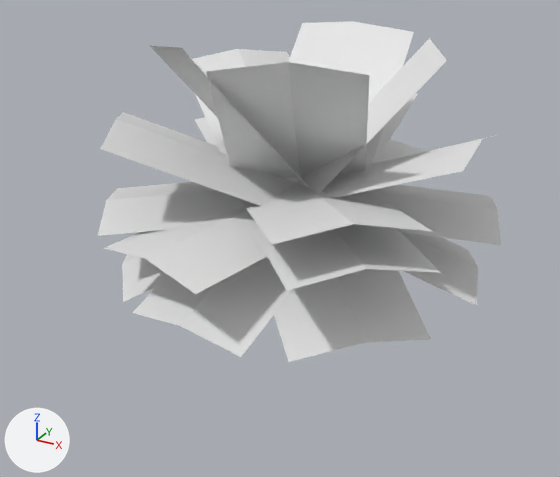
The Blender file Plants/Plants02.blend: old version first, new version second.
The view is the same before and after, from a 50 mm lens placed at (5.23, -10.16, 6.32), pointed at (-0.07, -0.51, 1.5). Lighting does not change. The marker at lower left points along +X, +Y and +Z. The picture after the commit comes second. The same objects are shown in both versions, whatever each file hides. Materials are left out; every surface is plain grey.

Objects in the first picture: 'Fern'.
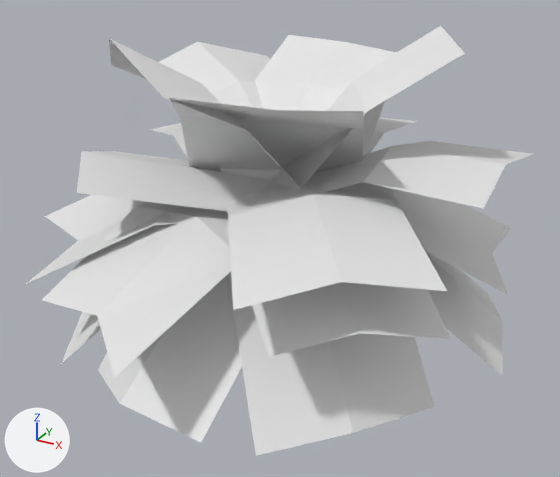
What differs and where, as boxes [x1, y1, x2, y2] in the pictures (560 x 477 px; the box of a moved part takes in the faces that stretch with it):
'Fern', reshaped (26% wider, 26% taller): before [98, 21, 501, 362]; after [26, 25, 533, 456]
part 1 of me_plane_001, rebuilt: before [122, 254, 174, 302]; after [26, 195, 179, 284]
part 2 of me_plane_001, rebuilt: before [133, 262, 293, 357]; after [98, 275, 242, 442]
part 3 of me_plane_001, rebuilt: before [257, 257, 431, 362]; after [223, 226, 450, 357]
part 4 of me_plane_001, rebuilt: before [401, 232, 478, 306]; after [372, 185, 511, 295]
part 5 of me_plane_001, rebuilt: before [98, 182, 245, 236]; after [77, 151, 271, 211]
part 6 of me_plane_001, rebuilt: before [195, 117, 217, 146]; after [151, 123, 187, 157]
part 7 of me_plane_001, rebuilt (14% wider, 105% taller): before [239, 182, 432, 244]; after [227, 182, 447, 310]
part 8 of me_plane_001, rebuilt: before [372, 93, 418, 164]; after [367, 118, 417, 154]
part 9 of me_plane_001, rebuilt: before [322, 135, 496, 198]; after [307, 141, 533, 209]
part 10 of me_plane_001, rebuilt (57% taller): before [100, 112, 296, 206]; after [109, 38, 299, 186]
part 11 of me_plane_001, rebuilt: before [289, 21, 414, 165]; after [255, 35, 397, 177]
part 12 of me_plane_001, rebuilt (26% wider): before [298, 37, 447, 194]; after [277, 25, 465, 190]
part 13 of me_plane_001, rebuilt: before [206, 62, 370, 178]; after [169, 98, 364, 172]
part 14 of me_plane_001, rebuilt: before [193, 49, 299, 183]; after [159, 42, 273, 180]
part 15 of me_plane_001, moved or reshaped: before [105, 46, 501, 294]; after [42, 174, 503, 456]

The change in detail:
me_plane_001 is used by ob_fern; location (0.0, 0.0, 0.0).
me_plane_001 had 151 vertices, 66 faces and spanned x -3.07..3.15, y -3.15..3.0, z 0.0..4.48.
me_plane_001 now has 211 vertices, 106 faces and spans x -4.45..3.46, y -4.33..3.63, z -0.1..4.66.
me_plane_001 part 1: the loose piece of 6 vertices spanning x -2.82..0.58, y -2.41..0.82, z 0.87..2.22 is rebuilt with 9 vertices and now spans x -4.45..0.37, y -3.13..0.97, z 1.19..2.27.
me_plane_001 part 2: the loose piece of 6 vertices spanning x -1.34..0.99, y -2.86..0.13, z 0.87..2.22 is rebuilt with 9 vertices and now spans x -1.71..0.97, y -3.64..0.05, z -0.03..2.29.
me_plane_001 part 3: the loose piece of 6 vertices spanning x -0.71..2.65, y -2.66..0.71, z 0.87..2.22 is rebuilt with 9 vertices and now spans x -1.22..3.1, y -3.3..0.69, z 1.33..2.34.
me_plane_001 part 4: the loose piece of 6 vertices spanning x -0.34..2.93, y -0.94..1.87, z 0.87..2.22 is rebuilt with 9 vertices and now spans x -0.68..3.34, y -1.39..2.35, z 1.15..2.32.
me_plane_001 part 5: the loose piece of 6 vertices spanning x -3.07..0.52, y -2.42..0.85, z 1.86..2.25 is rebuilt with 6 vertices and now spans x -3.05..0.46, y -2.65..0.75, z 2.1..2.84.
me_plane_001 part 6: the loose piece of 6 vertices spanning x -2.85..0.68, y -0.73..2.75, z 2.13..2.77 is rebuilt with 9 vertices and now spans x -4.11..0.57, y -0.97..2.93, z 1.93..2.79.
me_plane_001 part 7: the loose piece of 6 vertices spanning x -0.77..2.67, y -2.91..0.64, z 2.13..2.77 is rebuilt with 9 vertices and now spans x -0.92..3.09, y -3.72..0.68, z 2.1..2.7.
me_plane_001 part 8: the loose piece of 6 vertices spanning x -1.14..0.86, y -0.06..2.79, z 2.09..3.34 is rebuilt with 9 vertices and now spans x -1.6..0.8, y -0.13..3.23, z 2.19..2.87.
me_plane_001 part 9: the loose piece of 6 vertices spanning x -0.06..2.82, y -0.92..1.14, z 2.09..3.34 is rebuilt with 9 vertices and now spans x -0.17..3.23, y -1.3..1.24, z 2.09..3.06.
me_plane_001 part 10: the loose piece of 6 vertices spanning x -2.85..0.58, y -2.39..0.74, z 2.09..3.34 is rebuilt with 9 vertices and now spans x -2.45..0.74, y -2.64..0.57, z 2.16..4.64.
me_plane_001 part 11: the loose piece of 6 vertices spanning x -1.0..1.0, y -0.13..1.96, z 2.09..4.48 is rebuilt with 9 vertices and now spans x -1.42..0.96, y -0.3..2.22, z 2.2..4.1.
me_plane_001 part 12: the loose piece of 6 vertices spanning x -0.41..2.2, y -0.91..1.72, z 2.09..4.48 is rebuilt with 9 vertices and now spans x -0.71..2.48, y -1.15..2.01, z 2.19..4.66.
me_plane_001 part 13: the loose piece of 6 vertices spanning x -0.93..1.66, y -2.19..0.38, z 2.09..4.48 is rebuilt with 9 vertices and now spans x -1.61..1.71, y -2.65..0.37, z 2.15..4.1.
me_plane_001 part 14: the loose piece of 6 vertices spanning x -2.62..0.58, y -0.81..2.27, z 2.14..3.93 is rebuilt with 9 vertices and now spans x -3.5..0.5, y -0.85..2.71, z 2.16..3.93.
me_plane_001 part 15: 30 vertices removed from x -1.93..3.15, y -3.15..3.0, z 1.81..4.48; 45 vertices added at x -3.56..3.46, y -4.33..3.63, z -0.1..2.45.
Other edits to the shape of me_plane_001 do not show in these pictures.
